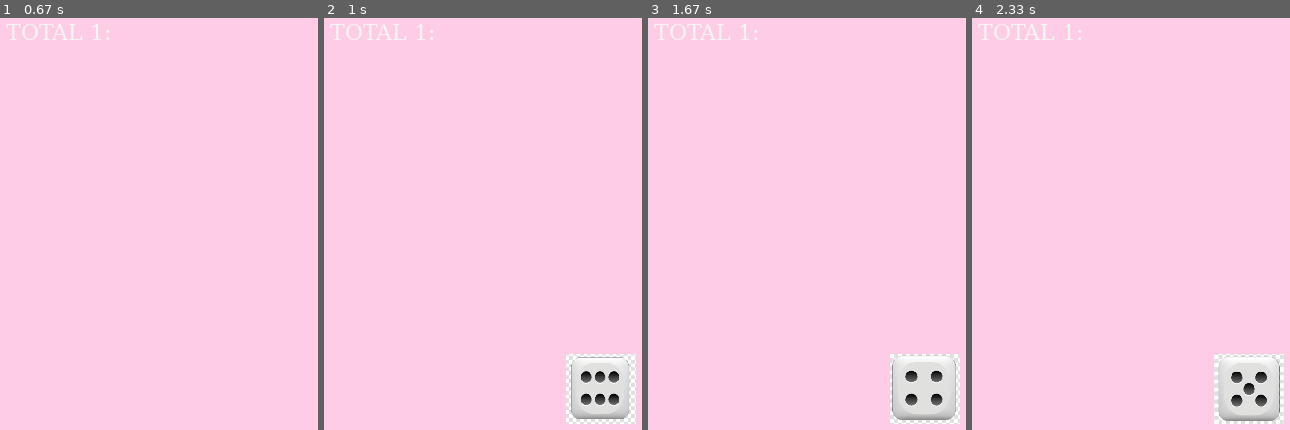
Above: before the commit, frames 1-4 (left to right).
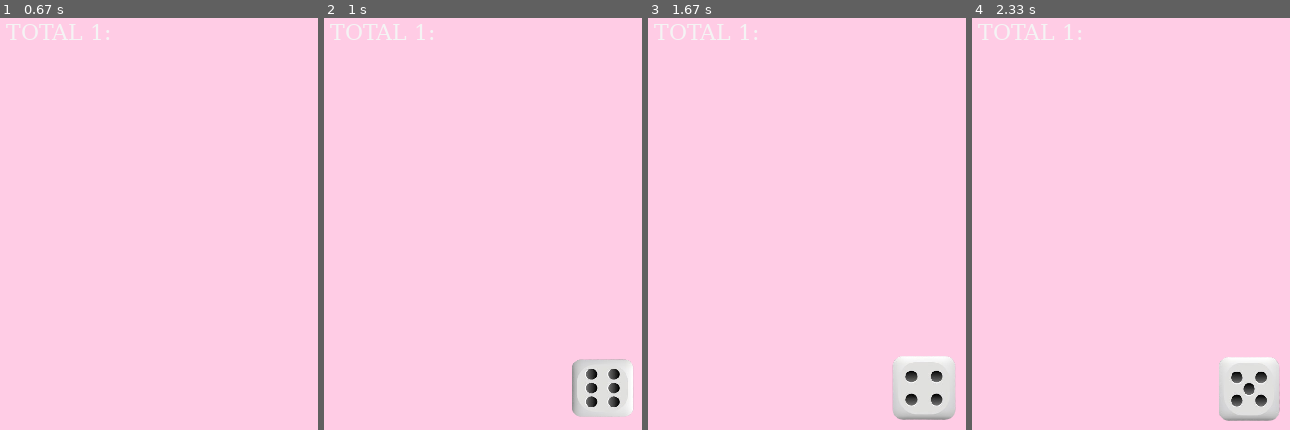
Above: after the commit, the same moments.

Repository: mariafbmorales/PyGame
Game: pygame game, started from jogo.py
The game is run twice, just before and just after one commit, with the same random seed, the same clock (stepped at 60 frames per second) and the same inputs.
Inputs:
- Up to frame 1 (0.67 s): hold Up from 0.33 s (still down)
- Up to frame 2 (1 s): release Up at 0.8 s
- Up to frame 3 (1.67 s): hold Up 1.17-1.53 s
- Up to frame 4 (2.33 s): hold Up 1.97-2.27 s

Frame 1 is identical in both runs. In frame 2, 2.4% of the frame differs, in the area x 76-99%, y 81-99%; in frame 3, 0.8%; in frame 4, 0.9%.

Commit message:
mudando imagens

Diff:
--- a/jogo.py
+++ b/jogo.py
@@ -12,17 +12,17 @@
 #Inicia assets
 DADO_WIDTH = 70
 DADO_HEIGHT = 70
-dado1_img = pygame.image.load('assets/img/dado1.jpeg').convert_alpha()
+dado1_img = pygame.image.load('assets/img/dado1-removebg-preview.png').convert_alpha()
 dado1_img_small = pygame.transform.scale(dado1_img, (DADO_WIDTH, DADO_HEIGHT))
-dado2_img = pygame.image.load('assets/img/dado2.jpeg').convert_alpha()
+dado2_img = pygame.image.load('assets/img/dado2-removebg-preview.png').convert_alpha()
 dado2_img_small = pygame.transform.scale(dado2_img, (DADO_WIDTH, DADO_HEIGHT))
-dado3_img = pygame.image.load('assets/img/dado3.jpeg').convert_alpha()
+dado3_img = pygame.image.load('assets/img/dado3-removebg-preview.png').convert_alpha()
 dado3_img_small = pygame.transform.scale(dado3_img, (DADO_WIDTH, DADO_HEIGHT))
-dado4_img = pygame.image.load('assets/img/dado4.jpeg').convert_alpha()
+dado4_img = pygame.image.load('assets/img/dado4-removebg-preview.png').convert_alpha()
 dado4_img_small = pygame.transform.scale(dado4_img, (DADO_WIDTH, DADO_HEIGHT))
-dado5_img = pygame.image.load('assets/img/dado5.jpeg').convert_alpha()
+dado5_img = pygame.image.load('assets/img/dado5-removebg-preview.png').convert_alpha()
 dado5_img_small = pygame.transform.scale(dado5_img, (DADO_WIDTH, DADO_HEIGHT))
-dado6_img = pygame.image.load('assets/img/dado6.jpeg').convert_alpha()
+dado6_img = pygame.image.load('assets/img/dado6-removebg-preview.png').convert_alpha()
 dado6_img_small = pygame.transform.scale(dado6_img, (DADO_WIDTH, DADO_HEIGHT))
 lista_dados = [0,dado1_img_small, dado2_img_small, dado3_img_small, dado4_img_small, dado5_img_small, dado6_img_small]
 
Binary file added: assets/img/dado1-removebg-preview.png
Binary file removed: assets/img/dado1.jpeg
Binary file added: assets/img/dado2-removebg-preview.png
Binary file removed: assets/img/dado2.jpeg
Binary file added: assets/img/dado3-removebg-preview.png
Binary file removed: assets/img/dado3.jpeg
Binary file added: assets/img/dado4-removebg-preview.png
Binary file removed: assets/img/dado4.jpeg
Binary file added: assets/img/dado5-removebg-preview.png
Binary file removed: assets/img/dado5.jpeg
Binary file added: assets/img/dado6-removebg-preview.png
Binary file removed: assets/img/dado6.jpeg
